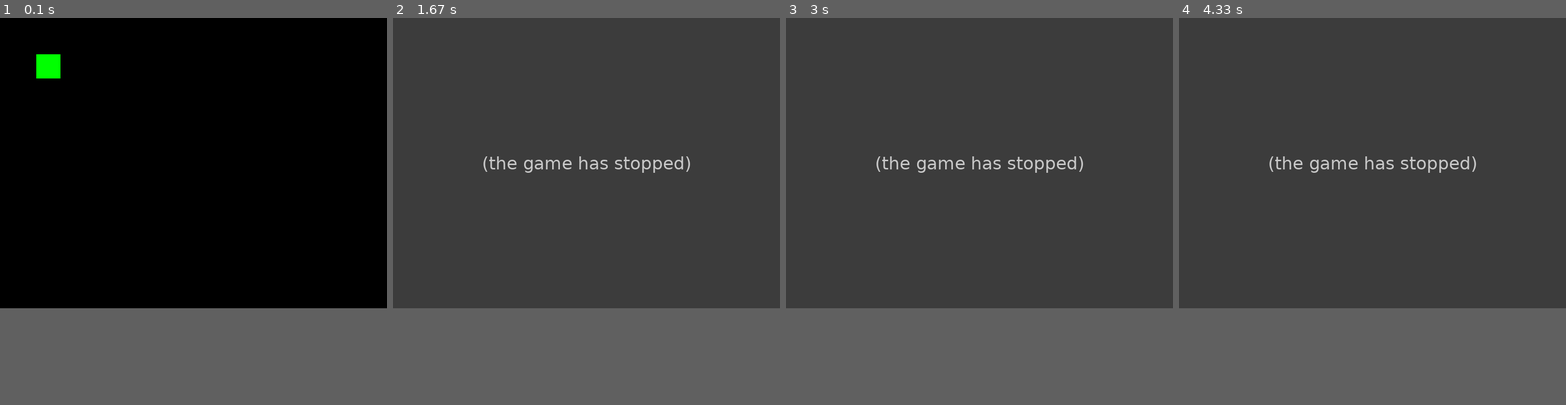
Above: before the commit, frames 1-4 (left to right).
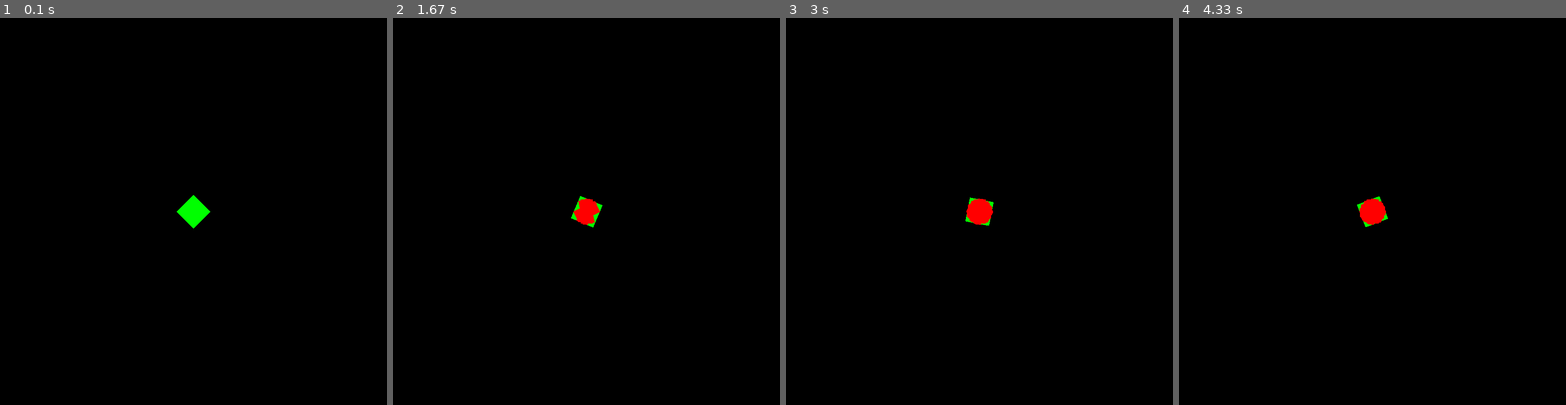
Above: after the commit, the same moments.

Repository: quinn-skidmore/pygame-top-down-shooter
Game: pygame game, started from main.py
Same seed, same stepped clock (60 frames per second), same inputs: the game is played once before the commit and once after it.
Inputs (mouse positions are in pixels of both pictures, inside the frame that each line leads up to):
- Up to frame 1 (0.1 s): no input
- Up to frame 2 (1.67 s): click (586, 211) at 0.38 s; hold Right 0.67-1.13 s; click (710, 199) at 0.75 s; hold Up 1.17-1.47 s; click (493, 215) at 1.25 s; hold Right from 1.5 s (still down); click (466, 153) at 1.58 s
- Up to frame 3 (3 s): release Right at 1.97 s; hold Left 2-2.53 s; click (1037, 76) at 2.08 s; hold Down 2.57-2.87 s; click (1025, 246) at 2.65 s; hold Left from 2.9 s (still down); click (987, 79) at 2.98 s
- Up to frame 4 (4.33 s): release Left at 3.3 s; hold Up 3.33-3.7 s; click (1233, 199) at 3.42 s; hold Right from 3.73 s (still down); click (1376, 254) at 3.82 s
The window is 800x600 before the commit and 800x800 after it. Grey fills any space a smaller window leaves; there, only what the larger window draws over its background counts as a difference.

The runs differ from the first frame. In frame 1, 0.8% of the frame differs, in the area x 9-55%, y 9-55%; in frame 2, 75%, in the area x 0-100%, y 0-75%; in frame 3, 75%; in frame 4, 75%.
Error before the commit: TypeError: Player.move() takes 1 positional argument but 3 were given (main.py line 72); the game stopped at 0.67 s (later frames are placeholders)

Commit message:
Broken shooting, but working rotation

Diff:
--- a/main.py
+++ b/main.py
@@ -1,5 +1,5 @@
 
-import pygame, sys, random
+import pygame, sys, random, math
 
 class Entity(pygame.sprite.Sprite):
     def __init__(self, pos, health):
@@ -9,32 +9,71 @@
 
         self.image.fill((255,0,0))
         self.rect = self.image.get_rect(center = pos)
+        self.pos = self.rect.center
         self.velocity = pygame.Vector2(0,0)
         self.health = health
+        self.pos = pos
 
     def take_damage(self,damage):
         self.health -= damage
         if(self.health < 0):
             entities.remove(self)
 
+    def move(self):
+        self.pos += self.velocity
+
 class Player(Entity):
     def __init__(self, pos, health):
         super(Entity, self).__init__()
         self.image = pygame.Surface((50,50), pygame.SRCALPHA, 32)
+        self.original_image = pygame.Surface((50,50), pygame.SRCALPHA, 32)
         self.image.convert_alpha()
+        self.original_image.convert_alpha()
         self.image.fill((0,255,0))
+        self.original_image.fill((0,255,0))
+        self.rect = self.image.get_rect(center = pos)
+        self.pos = pos
+        self.velocity = pygame.Vector2(0,0)
+        self.health = health
+        self.bullets = pygame.sprite.Group()
+
+    def shoot(self):
+        self.bullets.add(Bullet(self.rect.center,10))
+
+    def point_to_mouse(self):
+        mouse_x, mouse_y = pygame.mouse.get_pos()
+        rel_x, rel_y = mouse_x - self.rect.x, mouse_y - self.rect.y
+        angle = (180 / math.pi) * -math.atan2(rel_y, rel_x)
+        self.image = pygame.transform.rotate(self.original_image, int(angle))
+        self.rect = self.image.get_rect(center=self.pos)
+
+class Bullet(Entity):
+    def __init__(self, pos, speed):
+        super(Entity, self).__init__()
+        self.image = pygame.Surface((25,50), pygame.SRCALPHA, 32)
+        self.image.convert_alpha()
+
+        self.image.fill((255,0,0))
         self.rect = self.image.get_rect(center = pos)
         self.velocity = pygame.Vector2(0,0)
-        self.health = health
-    def move(self):
-        pass
+        self.speed = speed
+        self.pos = pos
+        self.aim()
 
+    def aim(self):
+        mouse_x, mouse_y = pygame.mouse.get_pos()
+        rel_x, rel_y = mouse_x - self.rect.x, mouse_y - self.rect.y
+        self.velocity = pygame.Vector2(rel_x,rel_y).normalize() * self.speed
+
+        angle = (180 / math.pi) * -math.atan2(rel_y, rel_x)
+        self.image = pygame.transform.rotate(self.image, int(angle))
+        self.rect = self.image.get_rect(center=self.pos)
 # Initialize Pygame and give access to all the methods in the package
 pygame.init()
 
 # Set up the screen dimensions
 screen_width = 800
-screen_height = 600
+screen_height = 800
 screen = pygame.display.set_mode((screen_width, screen_height))
 pygame.display.set_caption("Top Down Shooter")
 
@@ -42,7 +81,7 @@
 clock = pygame.time.Clock()
 
 entities = pygame.sprite.Group()
-player = Player((100,100),1000)
+player = Player((400,400),1000)
 entities.add(player)
 # Main game loop
 running = True
@@ -51,11 +90,12 @@
     for event in pygame.event.get(): # pygame.event.get()
         if event.type == pygame.QUIT:
             running = False
+        if event.type == pygame.MOUSEBUTTONDOWN:
+            player.shoot()
+            print("Shoot")
     screen.fill((0,0,0))
 
         # Get the state of all keys
-    keys = pygame.key.get_pressed()
-
     # Update rectangle position based on key presses
     # if keys[pygame.K_LEFT]:
     #     sq.rect.x -= 2
@@ -66,18 +106,13 @@
     # if keys[pygame.K_DOWN]:
     #     sq.rect.y += 2
 
-    if keys[pygame.K_LEFT]:
-        player.move(-2,0)
-    if keys[pygame.K_RIGHT]:
-        player.move(2,0)
-    if keys[pygame.K_UP]:
-        player.move(0,-2)
-    if keys[pygame.K_DOWN]:
-        player.move(0,2)
-
     for entity in entities:
         entity.take_damage(1)
     entities.draw(screen)
+    player.point_to_mouse()
+    for bullet in player.bullets:
+        bullet.move()
+    player.bullets.draw(screen)
     # Update the display
     pygame.display.flip()
     clock.tick(60)
